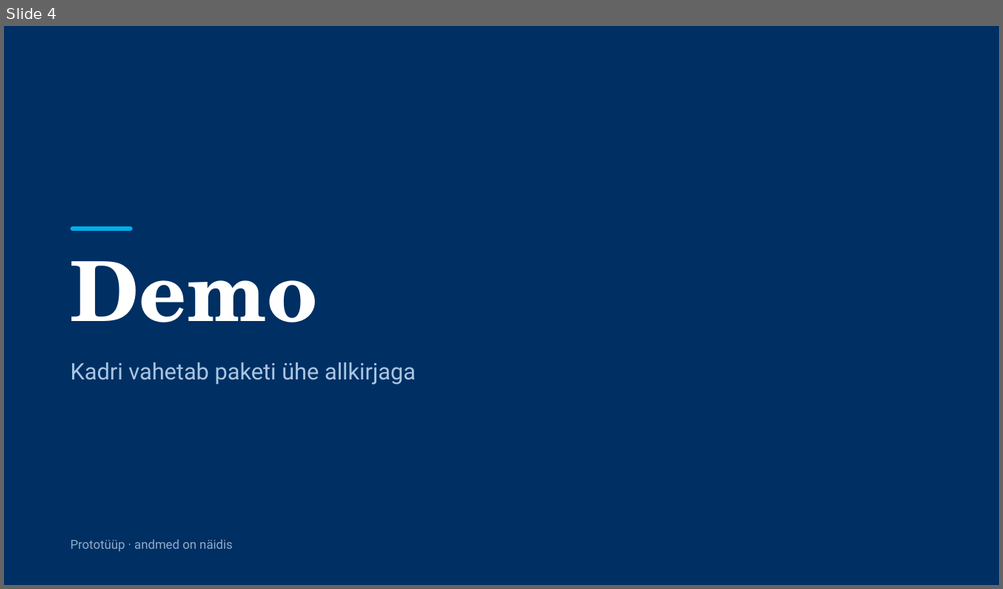
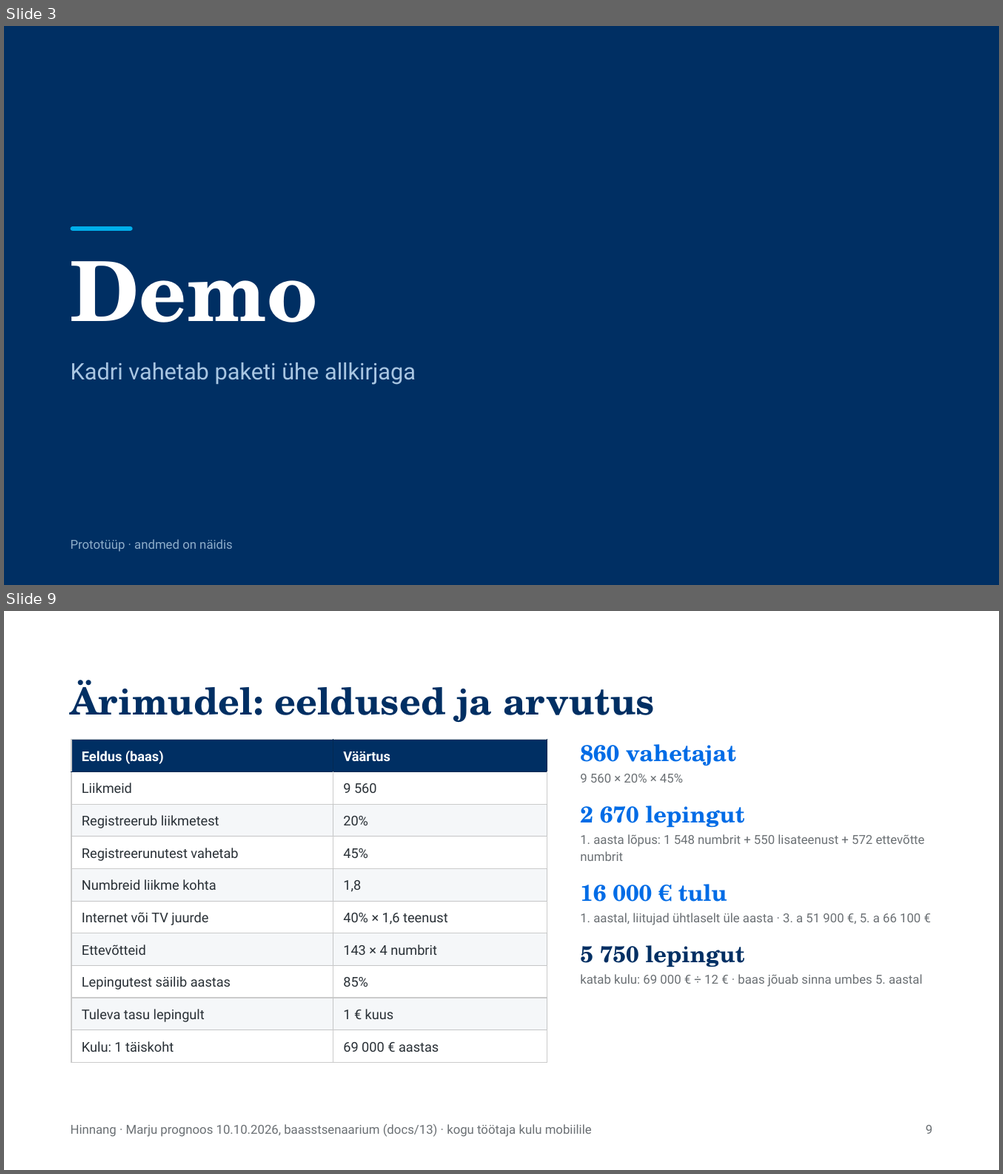
Before and after one commit to ulaurson/tuleva-kogum, a slide deck: esitlus/tuleva-kogum-pitch.pptx. Shown one above the other, each under a label of ours: slide 4 before the commit, slides 3 and 9 after it; the slides between them are not shown. The pictures are 1003x589 and 1003x1174 pixels, drawn with LibreOffice and Linux fonts; fonts in the diff are those of the drawing. Boxes give left, top, right and bottom in pixels: in the first picture for what was removed or moved away, otherwise in the second. Text is boxed around its words. In the diff, an @@ line names an element or a change of style, - is before the commit and + after.

```diff
--- a/esitlus/tuleva-kogum-pitch.pptx
+++ b/esitlus/tuleva-kogum-pitch.pptx
@@ slide 9 added at (4, 611, 999, 1170), background #FFFFFF @@
@@ title added at (71, 680, 654, 722), 36 pt, text #002F63, bold @@
+Ärimudel: eeldused ja arvutus
@@ table added at (71, 739, 547, 1062), 10 rows, 2 columns @@
+Eeldus (baas) | Väärtus
+Liikmeid | 9 560
+Registreerub liikmetest | 20%
+Registreerunutest vahetab | 45%
+Numbreid liikme kohta | 1,8
+Internet või TV juurde | 40% × 1,6 teenust
+Ettevõtteid | 143 × 4 numbrit
+Lepingutest säilib aastas | 85%
+Tuleva tasu lepingult | 1 € kuus
+Kulu: 1 täiskoht | 69 000 € aastas
@@ text added at (580, 744, 736, 766), 22 pt, text #006CE6, bold @@
+860 vahetajat
@@ text added at (580, 774, 683, 783), 12 pt, text #6B7074 @@
+9 560 × 20% × 45%
@@ text added at (580, 806, 745, 828), 22 pt, text #006CE6, bold @@
+2 670 lepingut
@@ text added at (580, 834, 925, 861), 12 pt, text #6B7074 @@
+1. aasta lõpus: 1 548 numbrit + 550 lisateenust + 572 ettevõtte numbrit
@@ text added at (580, 884, 727, 902), 22 pt, text #006CE6, bold @@
+16 000 € tulu
@@ text added at (580, 913, 920, 925), 12 pt, text #6B7074 @@
+1. aastal, liitujad ühtlaselt üle aasta · 3. a 51 900 €, 5. a 66 100 €
@@ text added at (580, 945, 745, 968), 22 pt, text #002F63, bold @@
+5 750 lepingut
@@ text added at (580, 974, 922, 987), 12 pt, text #6B7074 @@
+katab kulu: 69 000 € ÷ 12 € · baas jõuab sinna umbes 5. aastal
@@ text added at (71, 1125, 592, 1137), 12 pt, text #6B7074 @@
+Hinnang · Marju prognoos 10.10.2026, baasstsenaarium (docs/13) · kogu töötaja kulu mobiilile
@@ text added at (925, 1125, 932, 1134), 12 pt, text #6B7074 @@
+9
@@ what was slide 4 is now slide 3 @@
```
Also in this commit, not shown: 3 slides changed, 7 other slides added, 6 slides removed, 1 other file.
